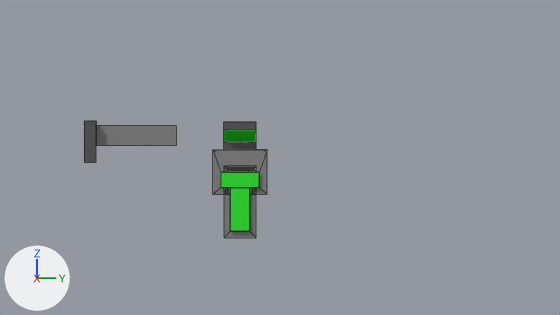
The Blender file project.blend, before and after one commit.
Before and after are seen from the file's camera 'Camera'. Lighting does not change. The marker at lower left points along +X, +Y and +Z. Mesh edges are drawn as thin lines. The same objects are shown in both versions, whatever each file hides.

Names of what the first picture shows: 'ButtstockMedium', 'MagazineBig', 'MagazineMedium'.
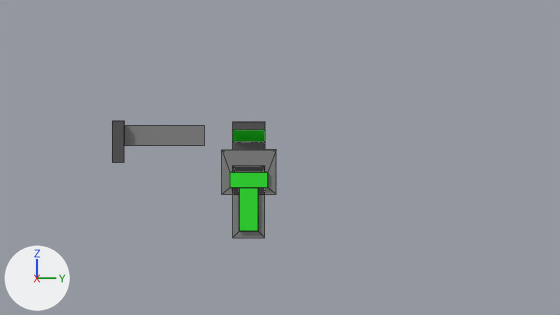
Pixel boxes [x1, y1, x2, y2] of what changed, in the pictures (560 x 315 px):
'MagazineBig', moved
    before: [213, 122, 267, 194]
    after: [222, 122, 276, 194]
'ButtstockMedium', moved
    before: [84, 121, 176, 162]
    after: [112, 121, 204, 162]
'MagazineMedium', moved
    before: [224, 166, 256, 238]
    after: [233, 166, 265, 238]

Diff of the bpy script that builds the scene:
```diff
--- a/project.blend.py
+++ b/project.blend.py
@@ ob_buttstockmedium @@
 ob_buttstockmedium = bpy.data.objects.new('ButtstockMedium', me_cube_015)
-ob_buttstockmedium.location = (0.0, -0.3, 0.6)
+ob_buttstockmedium.location = (0.0, 0.051, 0.6)
@@ ob_magazinebig @@
 ob_magazinebig = bpy.data.objects.new('MagazineBig', me_cube_009)
-ob_magazinebig.location = (0.0, 0.5, 0.2)
+ob_magazinebig.location = (0.0, 0.611, 0.2)
@@ ob_magazinemedium @@
 ob_magazinemedium = bpy.data.objects.new('MagazineMedium', me_cube_007)
-ob_magazinemedium.location = (0.0, 0.5, 0.2)
+ob_magazinemedium.location = (0.0, 0.611, 0.2)
```
